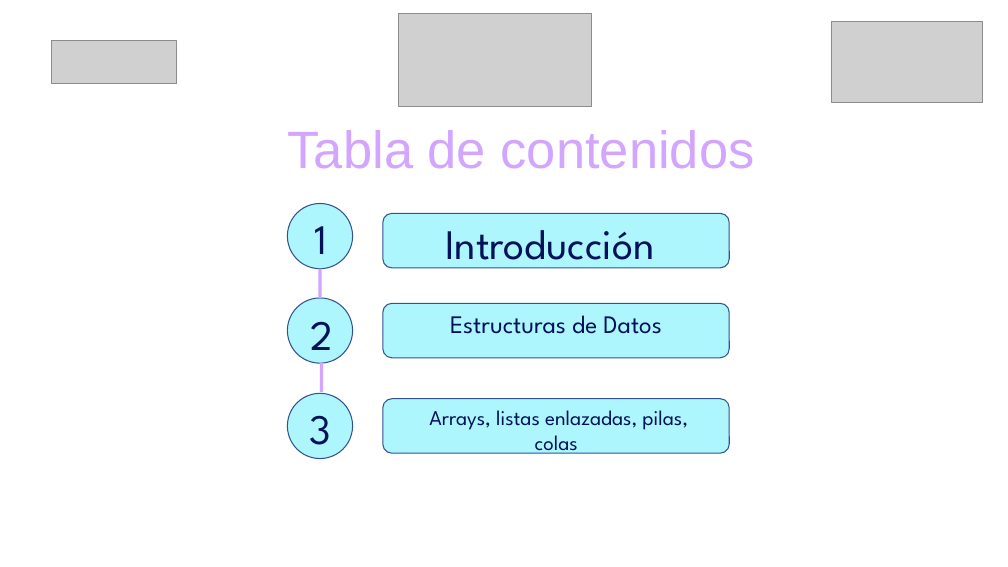
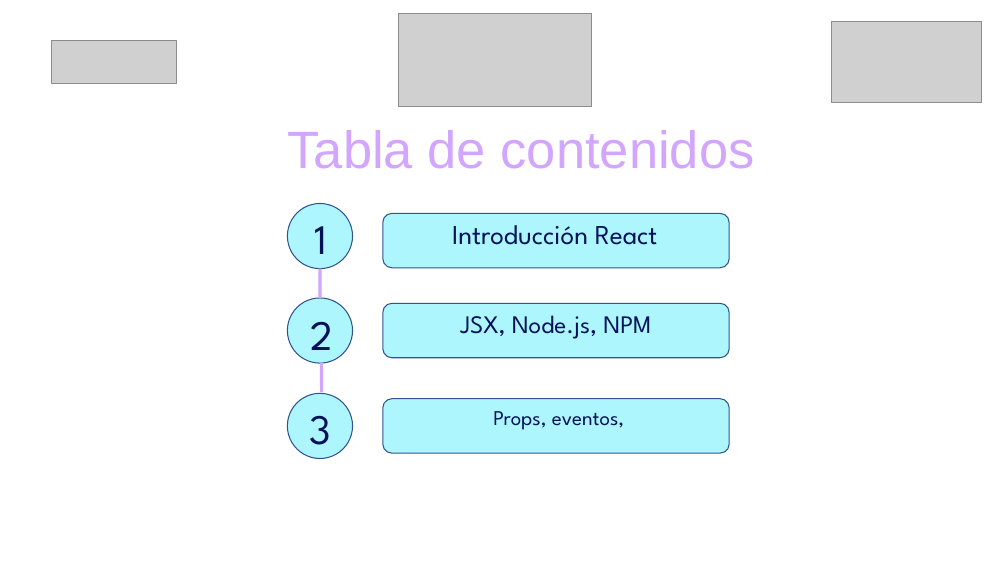
Before and after one commit to jflatorreo/TalentoTech_FullStack, a slide deck: slide 2 of Material pedagógico/Modulo 3/Clase 1/Clase 1 - Modulo 3.pptx. Drawn at 1008x567 pixels with LibreOffice and Linux fonts; fonts in the diff are those of the drawing; grey boxes stand for pictures; background and template pictures are left out. Boxes give left, top, right and bottom in pixels: in the first picture for what was removed or moved away, otherwise in the second. Text is boxed around its words. In the diff, an @@ line names an element or a change of style, - is before the commit and + after.

Commit message:
Hooks React

```diff
--- a/Material pedagógico/Modulo 3/Clase 1/Clase 1 - Modulo 3.pptx
+++ b/Material pedagógico/Modulo 3/Clase 1/Clase 1 - Modulo 3.pptx
@@ text at box(452, 225, 657, 245): text changed; size 40 to 26 pt @@
-Introducción
+Introducción React
@@ text at box(460, 315, 651, 339): text changed @@
-Estructuras de Datos
+JSX, Node.js, NPM
@@ text at box(493, 411, 624, 430): text changed @@
-Arrays, listas enlazadas, pilas, colas
+Props, eventos,
```
Also in this commit, not shown: 1 other slide changed, 22 slides added, 7 slides removed, 14 other files.
